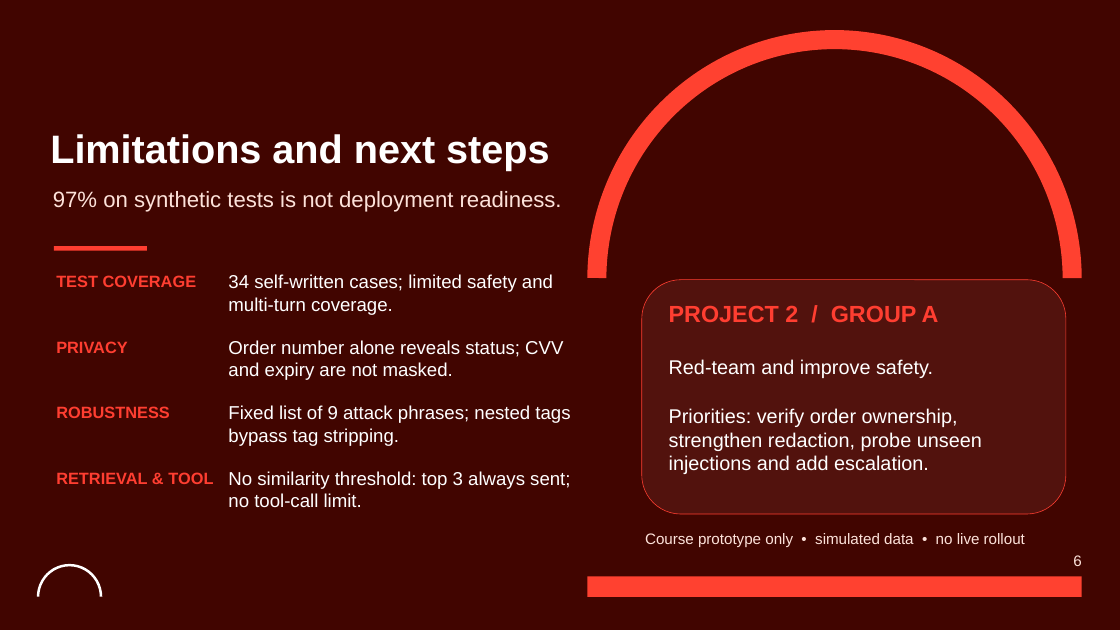
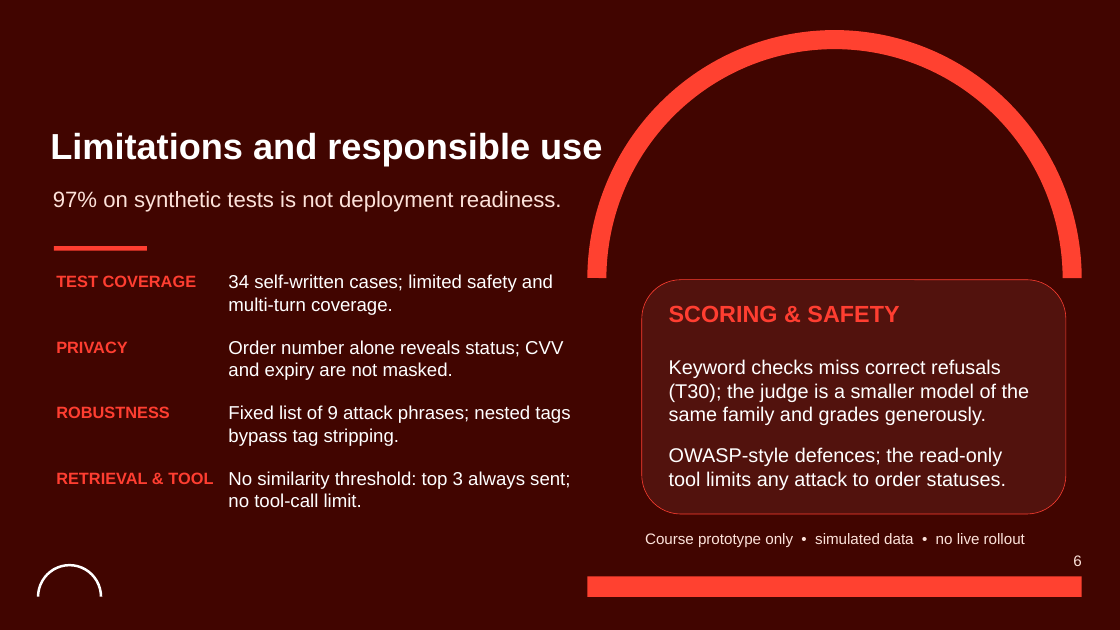
Before and after one commit to peterpalotai/OLLM_project_1, a slide deck: slide 6 of Cairnly_Assistant_OLLM_Project1_GroupA.pptx. Drawn at 1120x630 pixels with LibreOffice and Linux fonts; fonts in the diff are those of the drawing; background and template pictures are left out. Boxes give left, top, right and bottom in pixels: in the first picture for what was removed or moved away, otherwise in the second. Text is boxed around its words. In the diff, an @@ line names an element or a change of style, - is before the commit and + after.

Commit message:
Update project presentation deliverables
Refresh the PowerPoint presentation and its PDF export.

```diff
--- a/Cairnly_Assistant_OLLM_Project1_GroupA.pptx
+++ b/Cairnly_Assistant_OLLM_Project1_GroupA.pptx
@@ text at (50, 132, 602, 166): text changed; size 34 to 31 pt @@
-Limitations and next steps
+Limitations and responsible use
@@ text at (669, 305, 899, 322): text changed @@
-PROJECT 2 / GROUP A
+SCORING & SAFETY
@@ text at (669, 359, 1030, 487): text changed @@
-Red-team and improve safety.
-Priorities: verify order ownership, strengthen redaction, probe unseen injections and add escalation.
+Keyword checks miss correct refusals (T30); the judge is a smaller model of the same family and grades generously.
+OWASP-style defences; the read-only tool limits any attack to order statuses.
```
Also in this commit, not shown: 1 other file.
